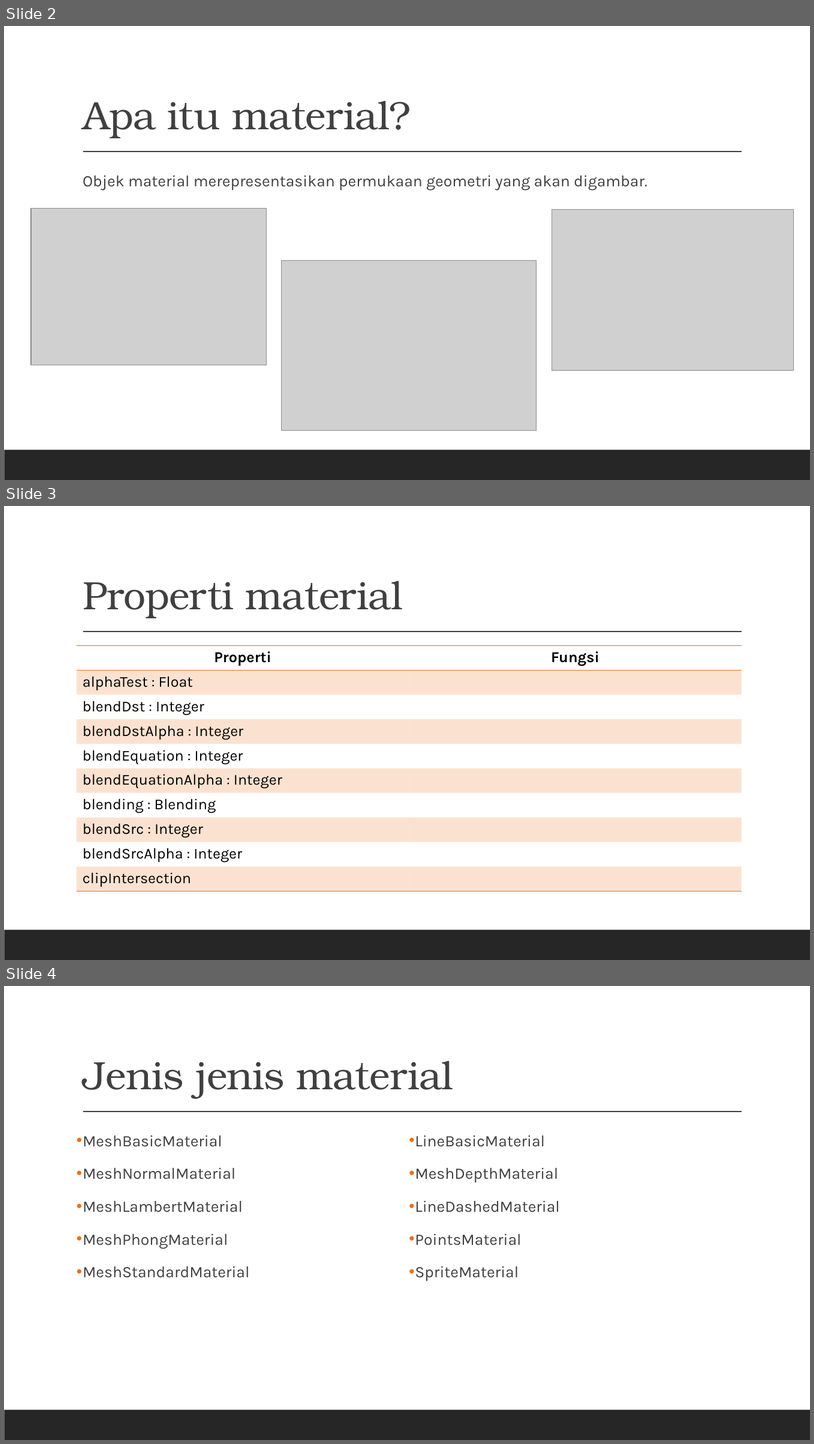
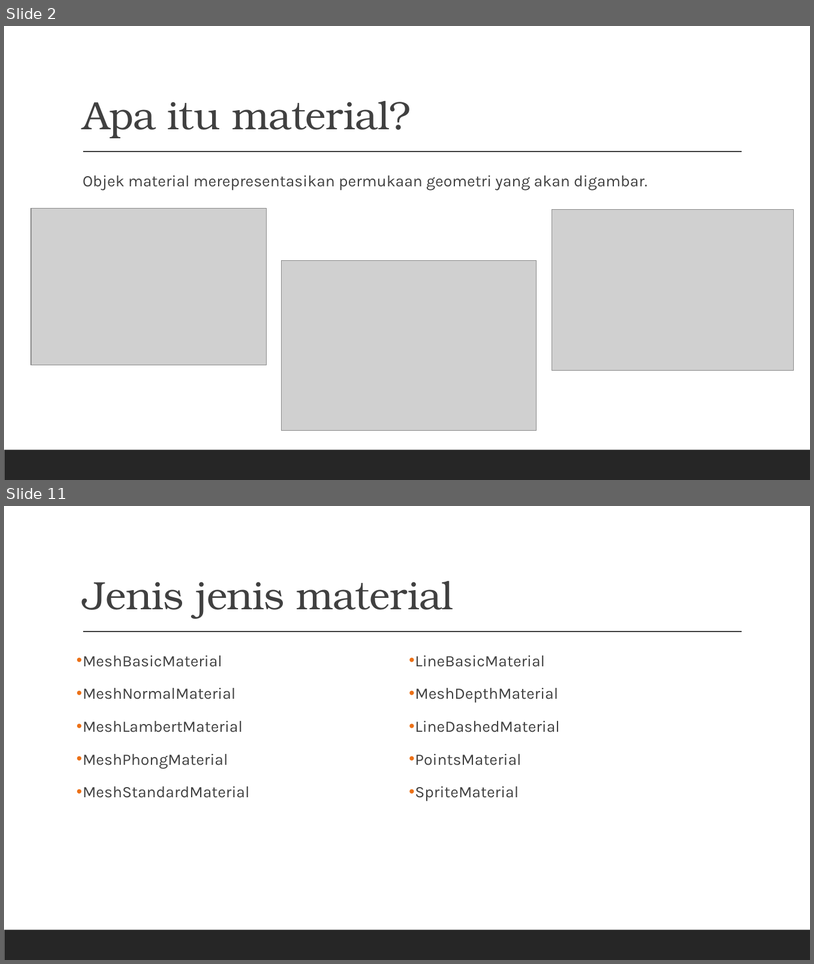
Before and after one commit to grafkom-2020/presentasi-threejs-grafkom-gang, a slide deck: documents/MATERIAL.pptx. Shown one above the other, each under a label of ours: slides 2, 3 and 4 before the commit, slides 2 and 11 after it; the slides between them are not shown. The pictures are 814x1444 and 814x964 pixels, drawn with LibreOffice and Linux fonts; fonts in the diff are those of the drawing; grey boxes stand for pictures. Boxes give left, top, right and bottom in pixels: in the first picture for what was removed or moved away, otherwise in the second. Text is boxed around its words. In the diff, an @@ line names an element or a change of style, - is before the commit and + after.

```diff
--- a/documents/MATERIAL.pptx
+++ b/documents/MATERIAL.pptx
@@ slide 3 removed at [4,506,810,960], background #FFFFFF; not listed: 2 template elements that a slide beside it also shows @@
@@ title removed at [83,581,403,618] @@
-Properti material
@@ table removed at [77,646,742,891], 10 rows, 2 columns @@
-Properti | Fungsi
-alphaTest : Float | 
-blendDst : Integer | 
-blendDstAlpha : Integer | 
-blendEquation : Integer | 
-blendEquationAlpha : Integer | 
-blending : Blending | 
-blendSrc : Integer | 
-blendSrcAlpha : Integer | 
-clipIntersection | 
@@ what was slide 4 is now slide 11 @@
```
Also in this commit, not shown: 8 slides added, 18 other files.
